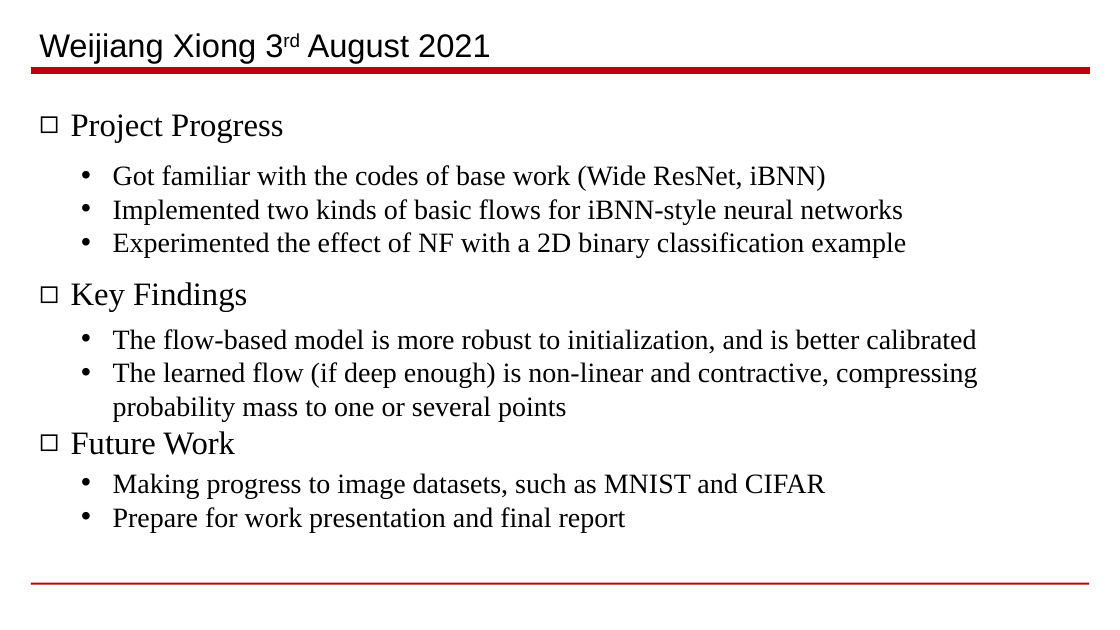
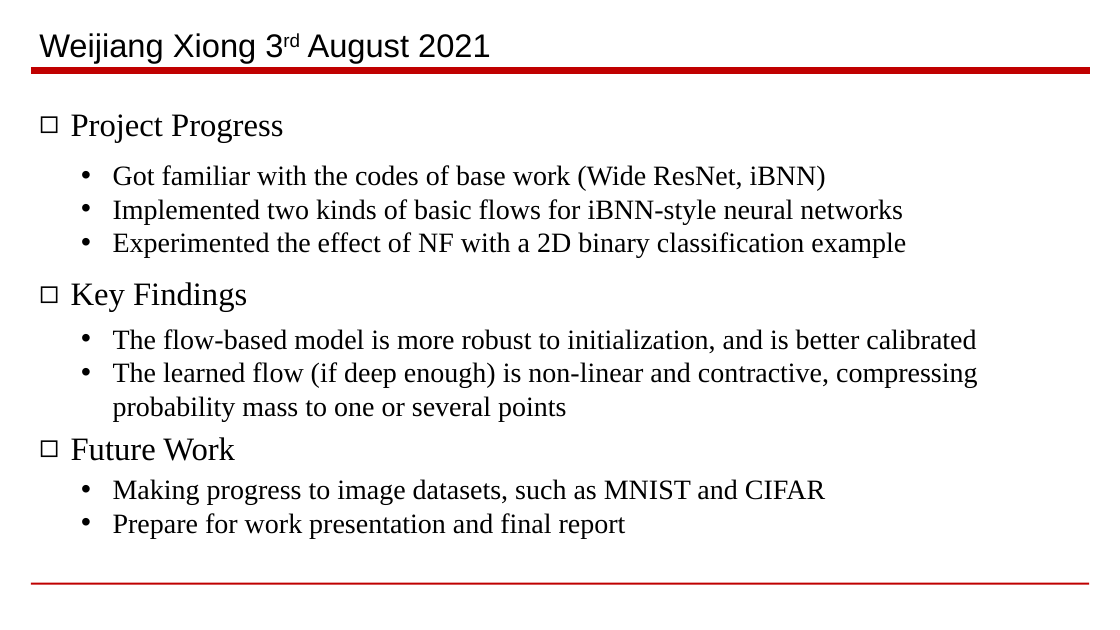
Before and after one commit to Weijiang-Xiong/iBNN_NF, a slide deck: slide 2 of updates/monthly briefing.pptx. Drawn at 1120x630 pixels with LibreOffice and Linux fonts; fonts in the diff are those of the drawing. Boxes give left, top, right and bottom in pixels: in the first picture for what was removed or moved away, otherwise in the second. Text is boxed around its words. In the diff, an @@ line names an element or a change of style, - is before the commit and + after.

```diff
--- a/updates/monthly briefing.pptx
+++ b/updates/monthly briefing.pptx
@@ text "Future Work" moved from (x1=71, y1=431, x2=235, y2=455) to (x1=71, y1=437, x2=235, y2=461) @@
@@ text "Making progress to image datasets, ..." moved from (x1=113, y1=473, x2=825, y2=532) to (x1=113, y1=479, x2=825, y2=539) @@
```
Also in this commit, not shown: 1 other file.
